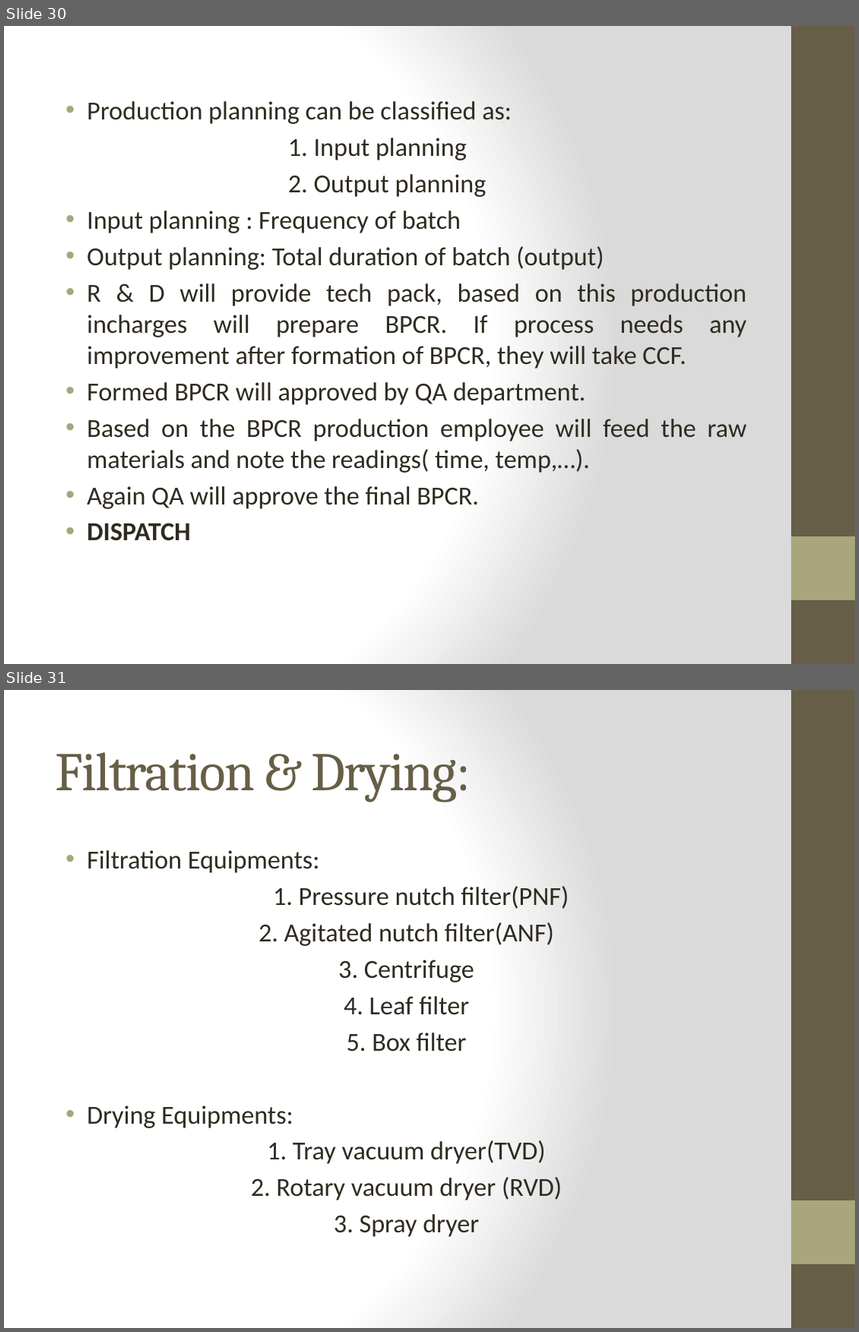
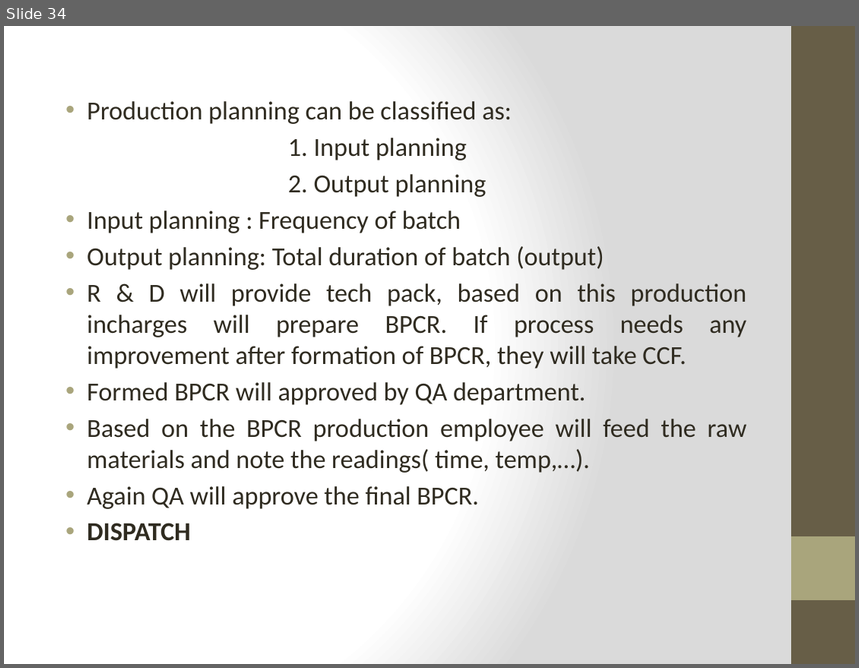
Before and after one commit to sivaiahnaidu/datasciencecoursera, a slide deck: internship ppt.pptx. Shown one above the other, each under a label of ours: slides 30 and 31 before the commit, slide 34 after it. The pictures are 859x1332 and 859x668 pixels, drawn with LibreOffice and Linux fonts; fonts in the diff are those of the drawing. Boxes give left, top, right and bottom in pixels: in the first picture for what was removed or moved away, otherwise in the second. Text is boxed around its words. In the diff, an @@ line names an element or a change of style, - is before the commit and + after.

```diff
--- a/internship ppt.pptx
+++ b/internship ppt.pptx
@@ slide 31 removed at bbox=[4, 690, 855, 1328], background gradient #FFFFFF to #DADADA; not listed: 2 template elements that a slide beside it also shows @@
@@ title removed at bbox=[55, 752, 471, 802] @@
-Filtration & Drying:
@@ text removed at bbox=[87, 850, 569, 1237] @@
-• Filtration Equipments:
-1. Pressure nutch filter(PNF)
-2. Agitated nutch filter(ANF)
-3. Centrifuge
-4. Leaf filter
-5. Box filter
-• Drying Equipments:
-1. Tray vacuum dryer(TVD)
-2. Rotary vacuum dryer (RVD)
-3. Spray dryer
@@ what was slide 30 is now slide 34 @@
```
Also in this commit, not shown: 4 slides changed, 12 slides added, 2 other slides removed, 2 other files.
